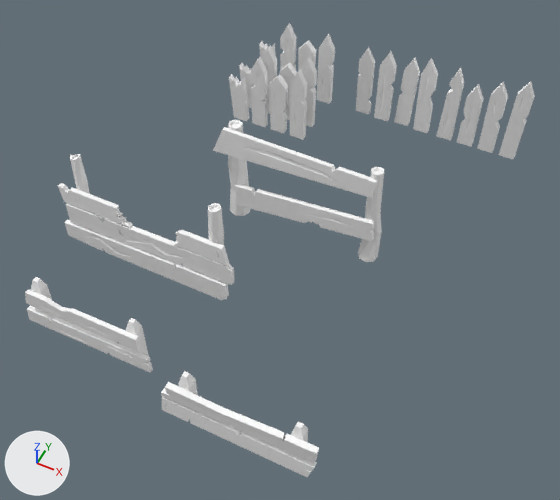
The FBX model Assets/FencesOnly.fbx, before and after one commit.
One viewpoint serves both versions: a 50 mm camera at (32.234, -7.304, -33.186) aimed at (32.142, -7.119, -33.418). Arrows for +X, +Y and +Z are at lower left; the lights stay in place. Where no turn or scale is listed for an object, it has been applied to the vertices.
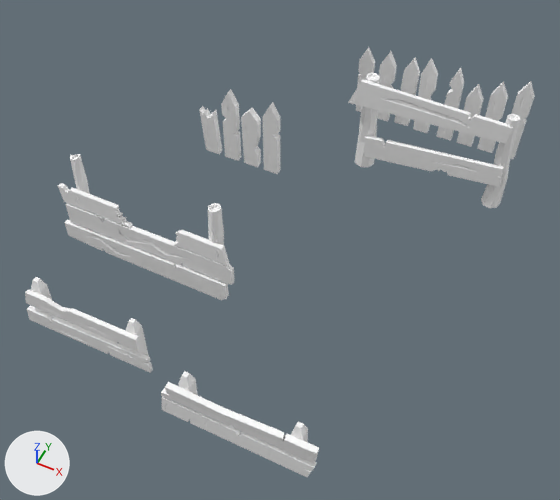
Boxes (x1, y1, x2, y2) around the edits, measured in the pictures (560 x 500 px):
'Cylinder.000', moved: before (213, 120, 384, 262); after (348, 73, 520, 208)
'Cube.316', moved: before (229, 57, 307, 140); after (199, 89, 280, 174)
'Cube.028', deleted: before (259, 23, 335, 104)
'Cube.315', deleted: before (239, 45, 317, 127)

What changed in the scene script:
```text
Remove ob_cube_028:
    ob_cube_028 = bpy.data.objects.new('Cube.028', me_mesh_002)
    ob_cube_028.location = (32.0993, -7.0151, -33.4045)
Change ob_cylinder_000:
    ob_cylinder_000.location: (32.1423, -7.0966, -33.3998) -> (32.1791, -7.043, -33.3998)
Remove ob_cube_315:
    ob_cube_315 = bpy.data.objects.new('Cube.315', me_mesh_001)
    ob_cube_315.location = (32.0993, -7.0353, -33.4045)
Change ob_cube_316:
    ob_cube_316.location: (32.0993, -7.0454, -33.4045) -> (32.0993, -7.0721, -33.4045)
```
